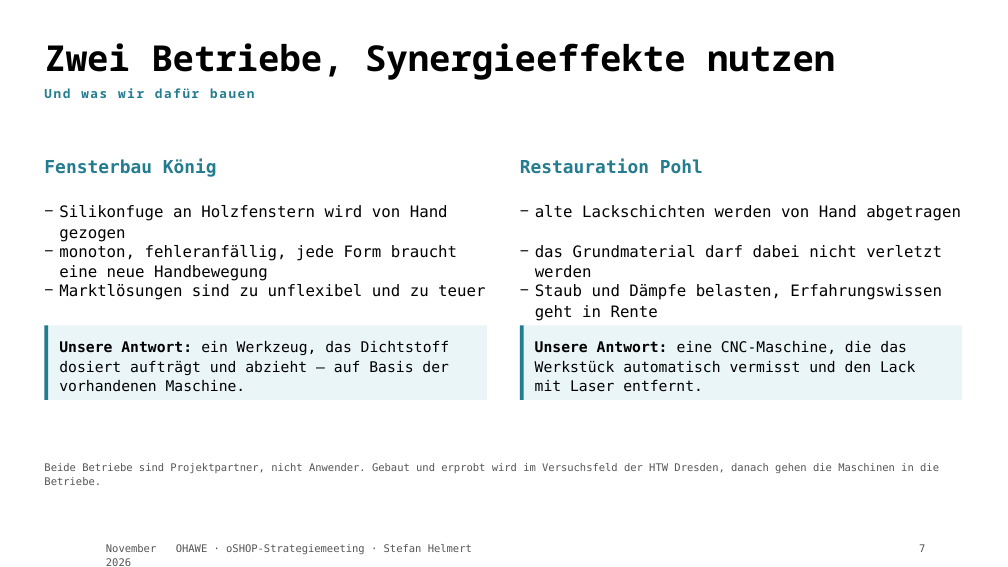
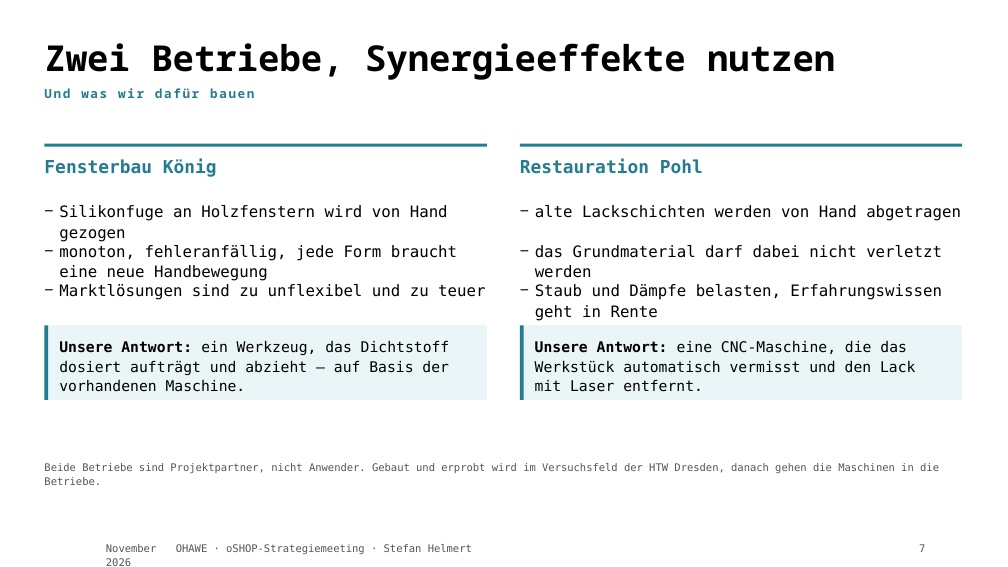
Before and after one commit to TheTesla/slides-oshop-strategieemeeting-ohawe, a slide deck: slide 7 of ohawe-strategie.pptx. Drawn at 1008x567 pixels with LibreOffice and Linux fonts; fonts in the diff are those of the drawing; background and template pictures are left out. Boxes give left, top, right and bottom in pixels: in the first picture for what was removed or moved away, otherwise in the second. Text is boxed around its words. In the diff, an @@ line names an element or a change of style, - is before the commit and + after.

```diff
--- a/ohawe-strategie.pptx
+++ b/ohawe-strategie.pptx
@@ rectangle added at bbox=[45, 144, 487, 147], fill #237C8F @@
@@ rectangle added at bbox=[520, 144, 963, 147], fill #237C8F @@
```
Also in this commit, not shown: 4 other slides changed, 1 other file.
